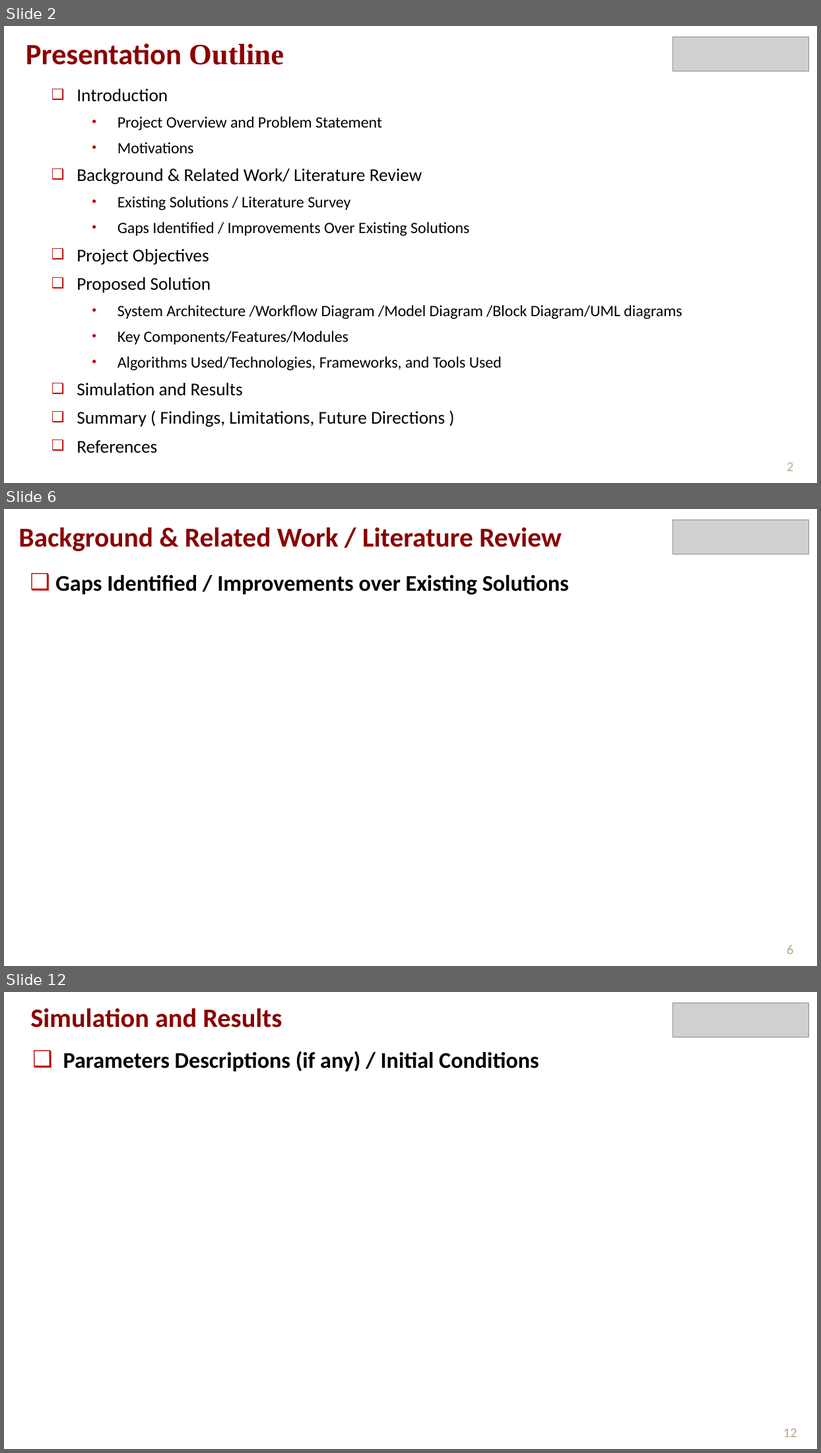
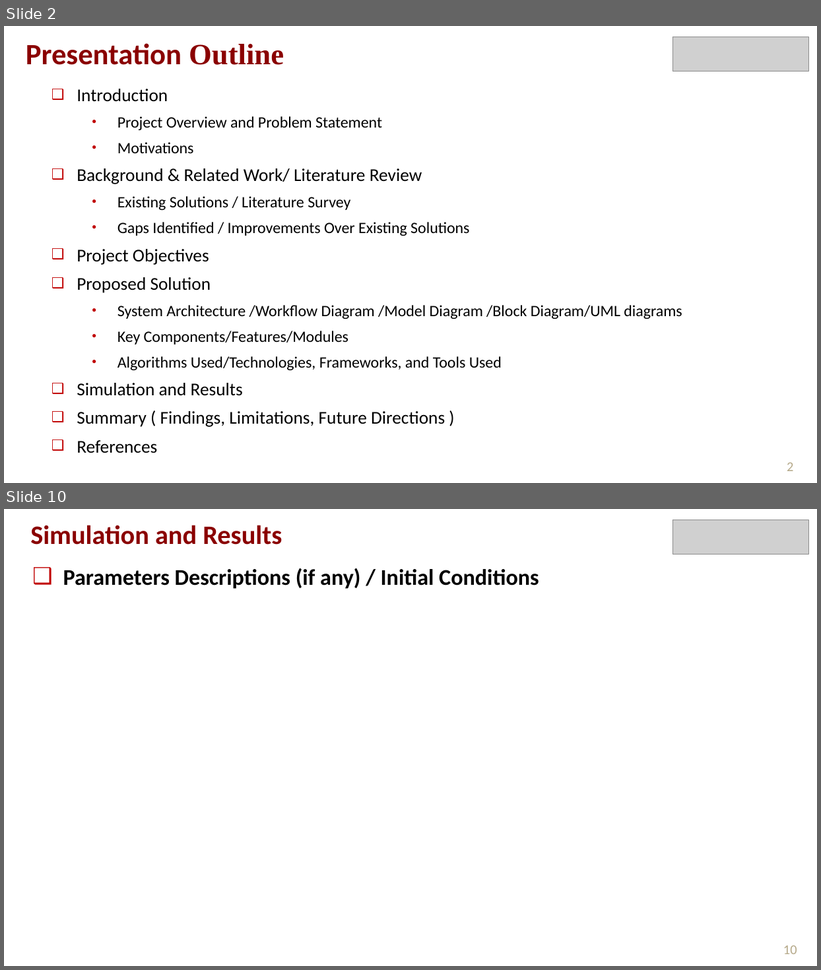
Before and after one commit to syedmaax/Intrusion-Detection, a slide deck: SCOPE_SDP_Template_May_2026.pptx. Shown one above the other, each under a label of ours: slides 2, 6 and 12 before the commit, slides 2 and 10 after it; the slides between them are not shown. The pictures are 821x1453 and 821x970 pixels, drawn with LibreOffice and Linux fonts; fonts in the diff are those of the drawing; grey boxes stand for pictures. Boxes give left, top, right and bottom in pixels: in the first picture for what was removed or moved away, otherwise in the second. Text is boxed around its words. In the diff, an @@ line names an element or a change of style, - is before the commit and + after.

```diff
--- a/SCOPE_SDP_Template_May_2026.pptx
+++ b/SCOPE_SDP_Template_May_2026.pptx
@@ slide 6 removed at (x1=4, y1=509, x2=817, y2=966), background #FFFFFF @@
@@ text removed at (x1=19, y1=527, x2=562, y2=551) @@
-Background & Related Work / Literature Review
@@ picture removed at (x1=673, y1=520, x2=809, y2=555) @@
@@ text removed at (x1=55, y1=575, x2=569, y2=595) @@
-❑ Gaps Identified / Improvements over Existing Solutions
@@ page number removed at (x1=787, y1=945, x2=793, y2=955) @@
-6
@@ what was slide 12 is now slide 10 @@
@@ page number at (x1=783, y1=946, x2=797, y2=955): text changed @@
-12
+10
```
Also in this commit, not shown: 8 slides changed, 1 other slide removed, 16 other files.
